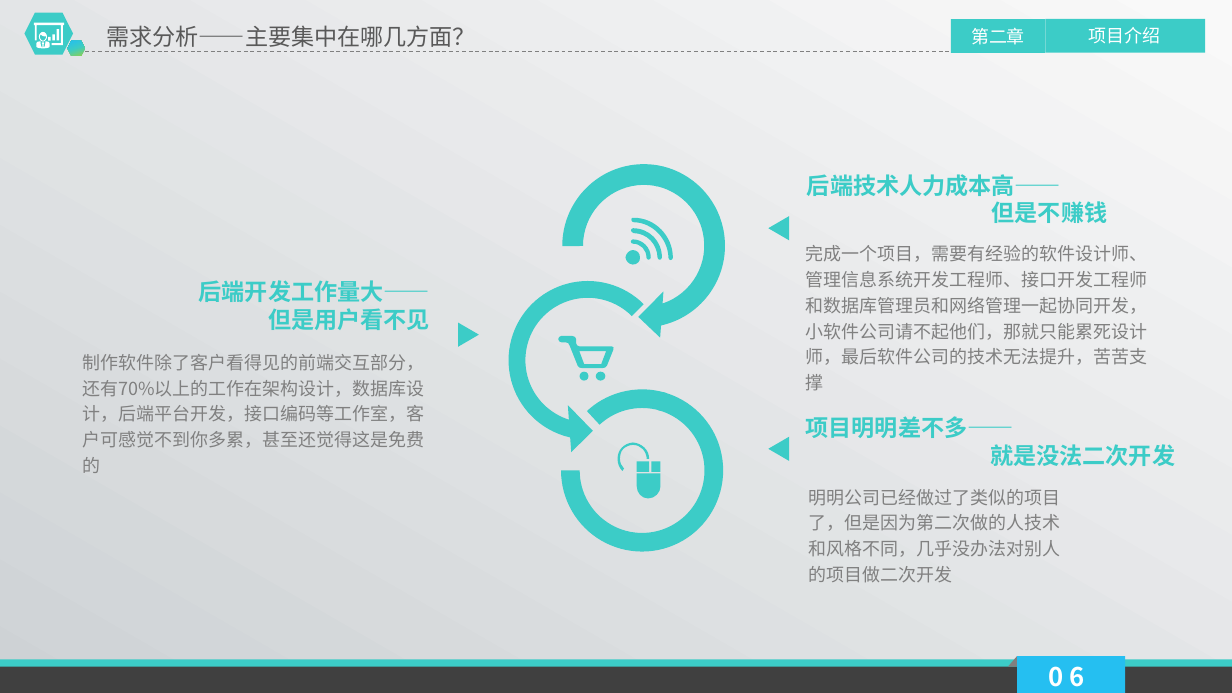
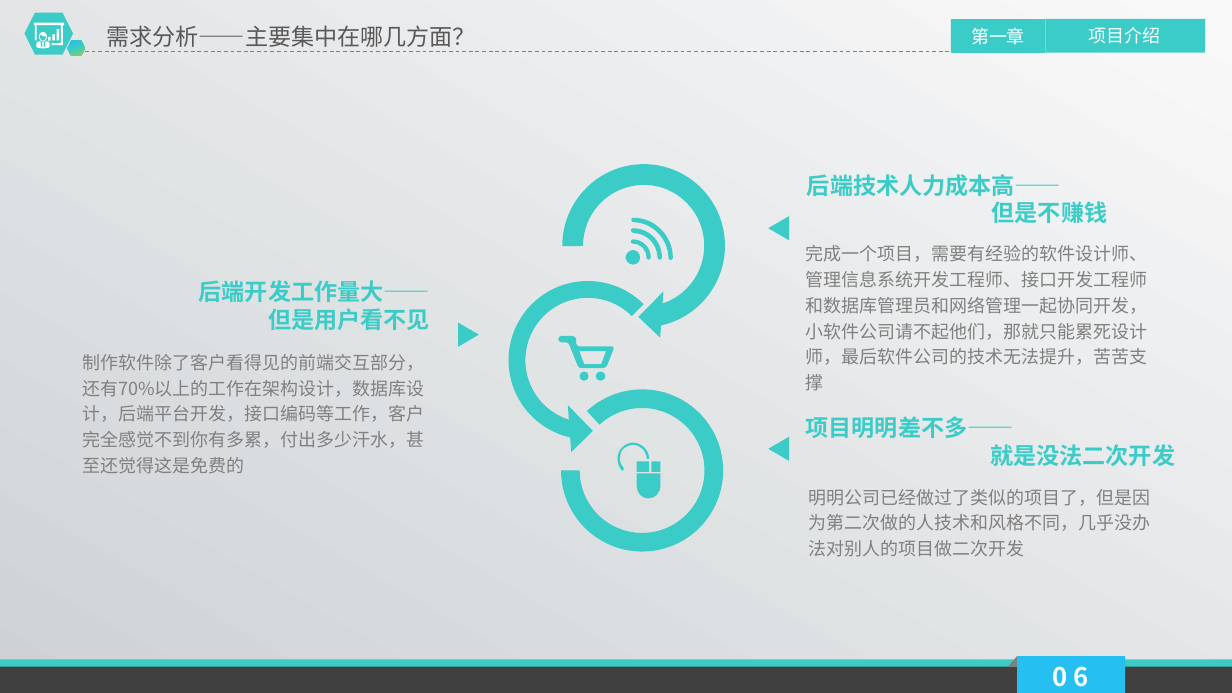
Before and after one commit to alucard263096/BP, a slide deck: slide 6 of 云易创云开发平台商业计划书.pptx. Drawn at 1232x693 pixels with LibreOffice and Linux fonts; fonts in the diff are those of the drawing. Boxes give left, top, right and bottom in pixels: in the first picture for what was removed or moved away, otherwise in the second. Text is boxed around its words. In the diff, an @@ line names an element or a change of style, - is before the commit and + after.

```diff
--- a/云易创云开发平台商业计划书.pptx
+++ b/云易创云开发平台商业计划书.pptx
@@ text at (971,28,1025,45): text changed @@
-  第二章
+  第一章
@@ text at (82,354,425,474): text changed @@
-制作软件除了客户看得见的前端交互部分，还有70%以上的工作在架构设计，数据库设计，后端平台开发，接口编码等工作室，客户可感觉不到你多累，甚至还觉得这是免费的
+制作软件除了客户看得见的前端交互部分，还有70%以上的工作在架构设计，数据库设计，后端平台开发，接口编码等工作，客户完全感觉不到你有多累，付出多少汗水，甚至还觉得这是免费的
@@ text "明明公司已经做过了类似的项目了，但是因为第二次做的人技术和风格不同，几乎没办法对别人的项目做二次开发" rewrapped from (808,489,1060,583) to (808,489,1150,557) @@
@@ text "0 6": place and size @@
-text "0 6" at (1049,666,1085,687)
+text "0 6" at (1053,666,1089,687)
```
Also in this commit, not shown: 25 other slides changed, 2 slides added, 8 slides removed, 1 other file.
